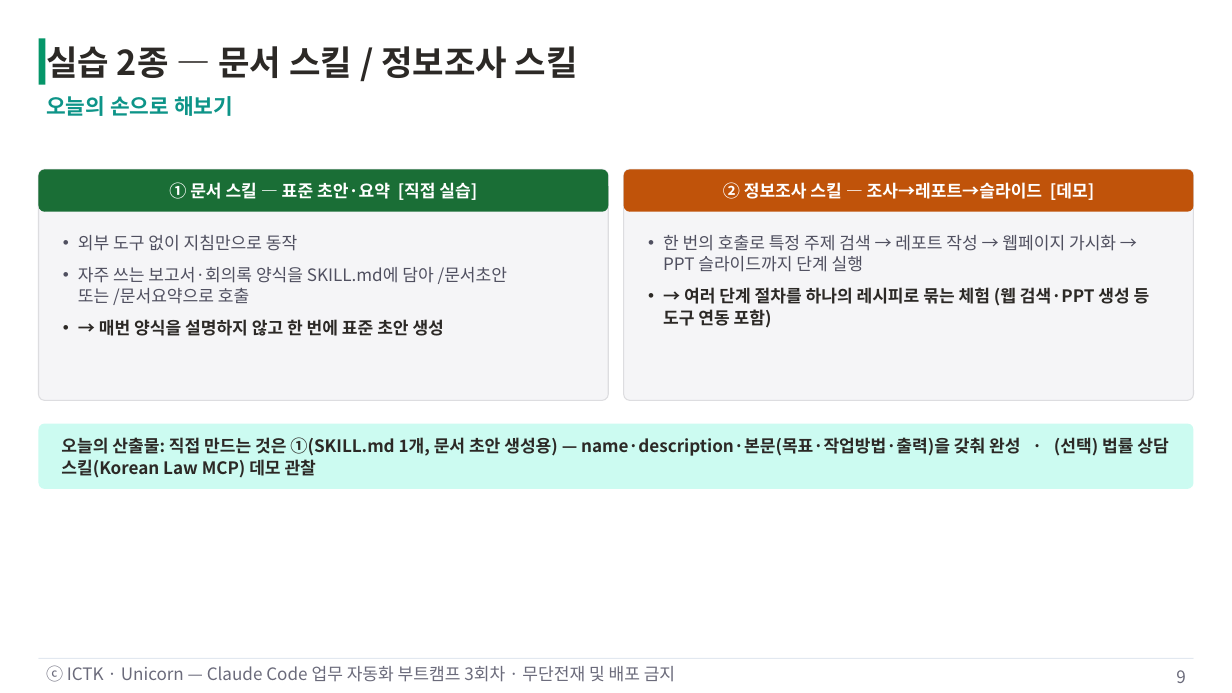
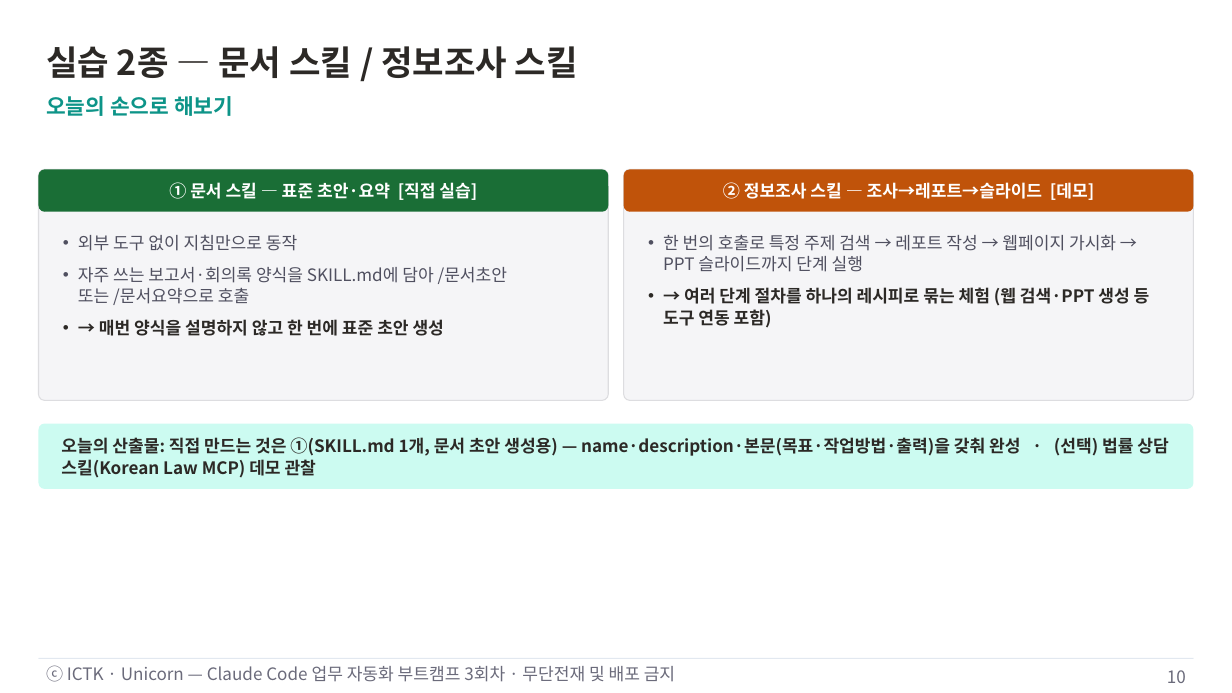
Before and after one commit to unicorn-campus/ai-automation, a slide deck: slide 10 of decks/03-skill-basics/3회차-Skill기초.pptx (slide 9 before the commit). Drawn at 1232x693 pixels with LibreOffice and Linux fonts; fonts in the diff are those of the drawing. Boxes give left, top, right and bottom in pixels: in the first picture for what was removed or moved away, otherwise in the second. Text is boxed around its words. In the diff, an @@ line names an element or a change of style, - is before the commit and + after.

```diff
--- a/decks/03-skill-basics/3회차-Skill기초.pptx
+++ b/decks/03-skill-basics/3회차-Skill기초.pptx
@@ rectangle removed at <box>38,38,45,85</box> @@
@@ page number at <box>1167,670,1186,683</box>: text changed @@
-9
+10
```
Also in this commit, not shown: 9 other slides changed, 1 slide added.
